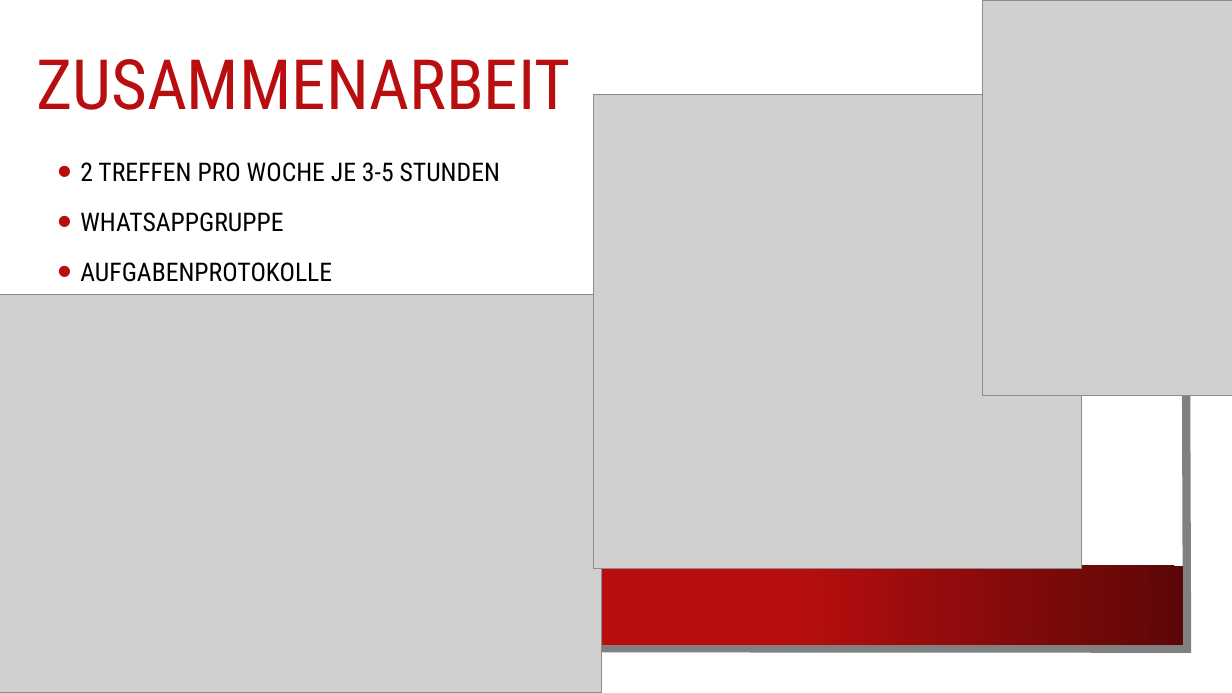
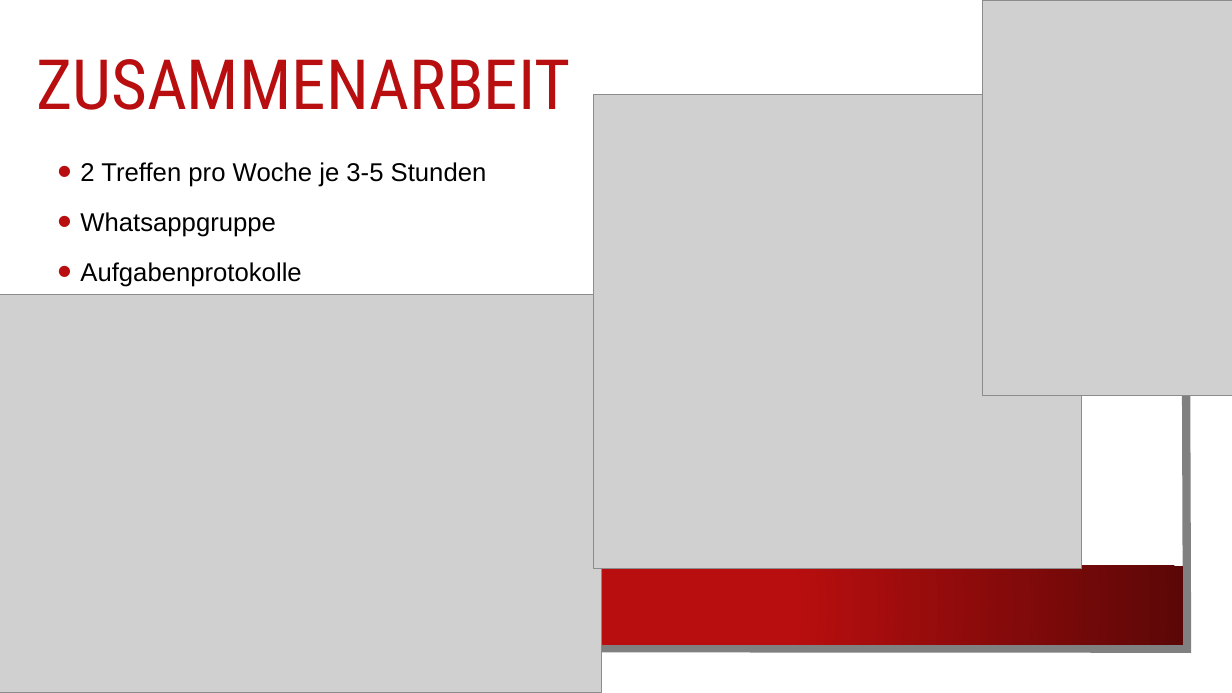
Before and after one commit to xXBasti/WorldwarJump, a slide deck: slide 14 of Docs/World war Jump Final.pptx (slide 13 before the commit). Drawn at 1232x693 pixels with LibreOffice and Linux fonts; fonts in the diff are those of the drawing; grey boxes stand for pictures; background and template pictures are left out. Boxes give left, top, right and bottom in pixels: in the first picture for what was removed or moved away, otherwise in the second. Text is boxed around its words. In the diff, an @@ line names an element or a change of style, - is before the commit and + after.

```diff
--- a/Docs/World war Jump Final.pptx
+++ b/Docs/World war Jump Final.pptx
@@ text at (x1=80, y1=162, x2=487, y2=287): text changed; font Roboto Condensed to Arial @@
-• 2 TREFFEN PRO WOCHE JE 3-5 STUNDEN
-• WHATSAPPGRUPPE
-• AUFGABENPROTOKOLLE
+• 2 Treffen pro Woche je 3-5 Stunden
+• Whatsappgruppe
+• Aufgabenprotokolle
```
Also in this commit, not shown: 3 other slides changed, 4 slides added, 3 slides removed, 1 other file.
